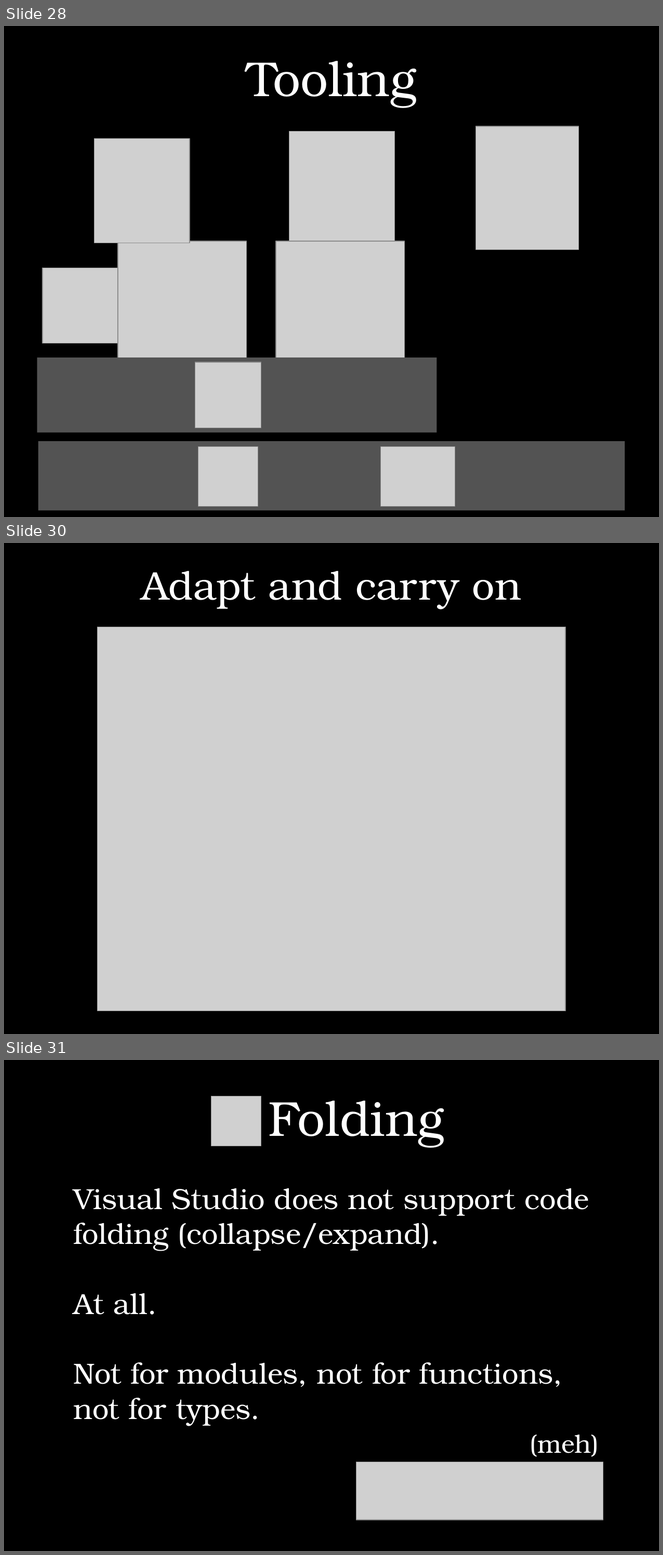
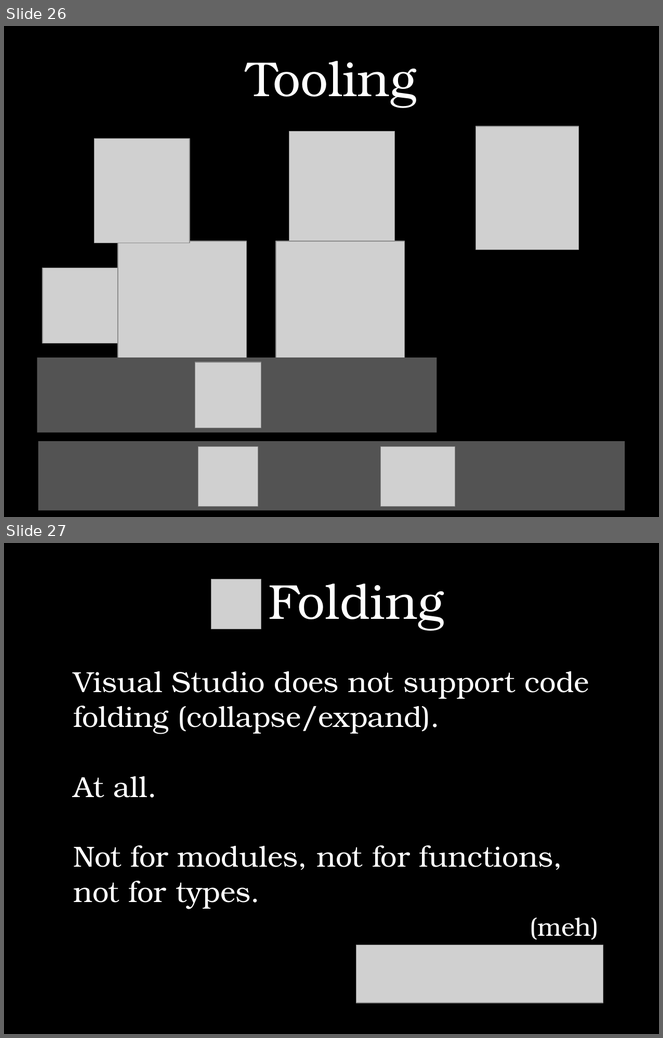
Before and after one commit to jayhill/FSharpCSharp, a slide deck: fsharp-csharp interop.pptx. Shown one above the other, each under a label of ours: slides 28, 30 and 31 before the commit, slides 26 and 27 after it; the slides between them are not shown. The pictures are 663x1555 and 663x1038 pixels, drawn with LibreOffice and Linux fonts; fonts in the diff are those of the drawing; grey boxes stand for pictures. Boxes give left, top, right and bottom in pixels: in the first picture for what was removed or moved away, otherwise in the second. Text is boxed around its words. In the diff, an @@ line names an element or a change of style, - is before the commit and + after.

```diff
--- a/fsharp-csharp interop.pptx
+++ b/fsharp-csharp interop.pptx
@@ slide 30 removed at box(4, 543, 659, 1034), background #000000 @@
@@ title removed at box(141, 571, 521, 609) @@
-Adapt and carry on
@@ picture removed at box(98, 627, 566, 1011) @@
@@ what was slide 28 is now slide 26 @@
@@ what was slide 31 is now slide 27 @@
```
Also in this commit, not shown: 3 other slides removed.
